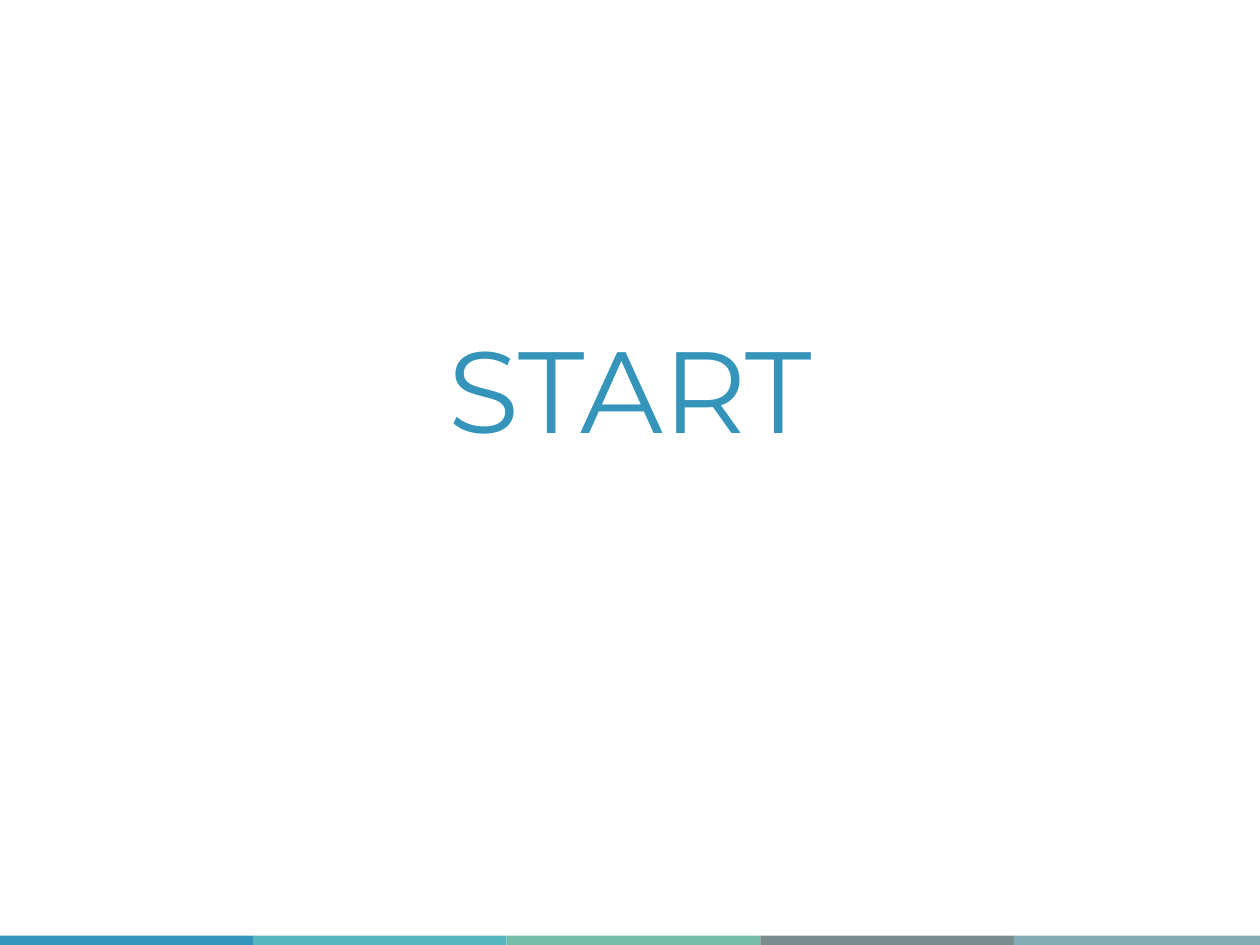
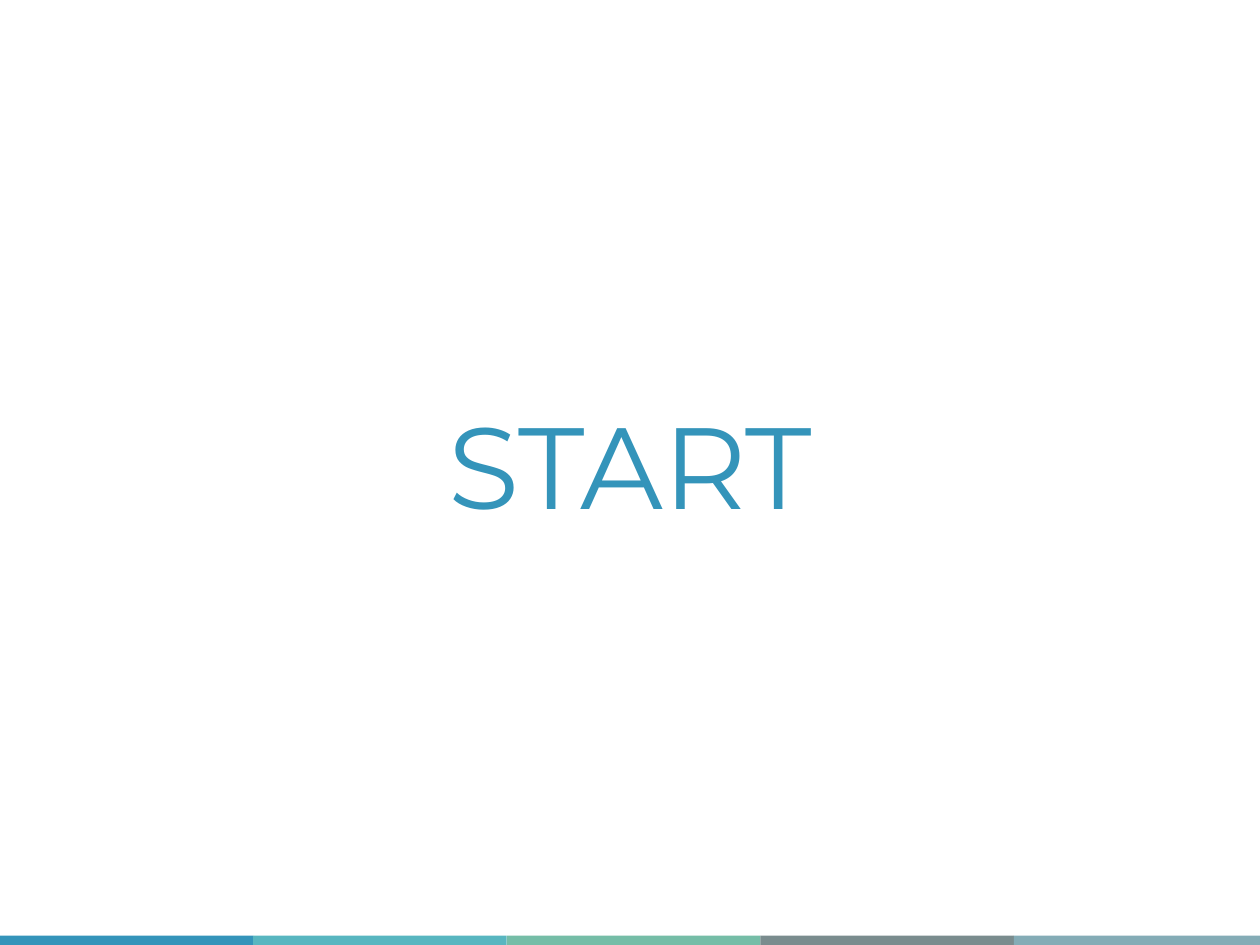
Before and after one commit to QLS-MiCM/RPackageDevelopment, a slide deck: slide 3 of Slides/RPackageDevelopment_Slides.pptx. Drawn at 1260x945 pixels with LibreOffice and Linux fonts; fonts in the diff are those of the drawing; background and template pictures are left out. Boxes give left, top, right and bottom in pixels: in the first picture for what was removed or moved away, otherwise in the second. Text is boxed around its words. In the diff, an @@ line names an element or a change of style, - is before the commit and + after.

```diff
--- a/Slides/RPackageDevelopment_Slides.pptx
+++ b/Slides/RPackageDevelopment_Slides.pptx
@@ title "START": place and size @@
-title "START" at box(448, 351, 812, 434)
+title "START" at box(448, 427, 812, 510)
```
Also in this commit, not shown: 2 other slides changed, 43 slides added, 1 slide removed.
